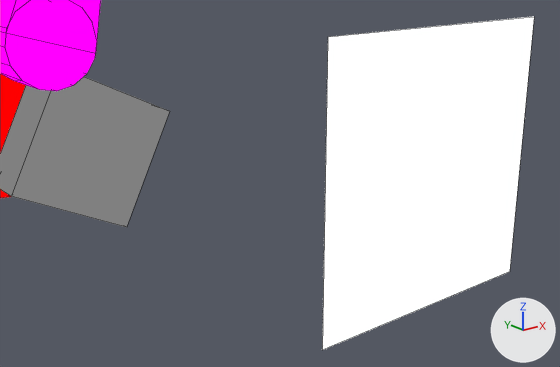
The Blender file assets-source/blender/motion/styracosaurus-roar.blend: old version first, new version second.
Camera for both pictures: a camera (50 mm lens) standing at (52.9, -32.99, 15.87) and looking at (55.7, -29.49, 14.47). Arrows for +X, +Y and +Z are at lower right; the lights stay in place. The first picture is the older version. Mesh edges are drawn as thin lines.

Objects in the first picture: 'DinoTycoon_Motion_styracosaurus_roar_beak', 'DinoTycoon_Motion_styracosaurus_roar_eye', 'DinoTycoon_Motion_styracosaurus_roar_face', 'DinoTycoon_Motion_styracosaurus_roar_nose_horn_0', 'DinoTycoon_Motion_styracosaurus_roar_nose_horn_joint_0'.
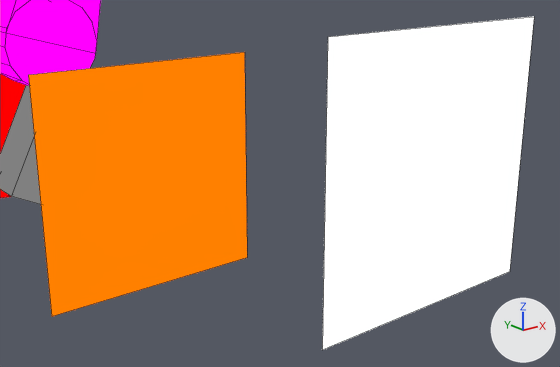
What changed in the scene script:
```text
Add mat_dinotycoon_role_y:
    mat_dinotycoon_role_y = emission_material('DinoTycoon_Role_Y')
    mat_dinotycoon_role_y.base_color = (1.0, 0.216, 0.0)  # orange #ff8000
Add me_dinotycoon_motion_styracosaurus_roar_sample_eye_white:
    me_dinotycoon_motion_styracosaurus_roar_sample_eye_white.from_pydata([(54.4, -29.0, 15.2), (55.8, -29.0, 15.2), (55.8, -29.0, 13.8), (54.4, -29.0, 13.8), (54.4, -29.0, 15.2), (55.8, -29.0, 15.2), (55.8, -29.0, 13.8), (54.4, -29.0, 13.8)], [], [(3, 2, 1, 0), (4, 5, 6, 7), (0, 1, 5, 4), (1, 2, 6, 5), (2, 3, 7, 6), (3, 0, 4, 7)])
    me_dinotycoon_motion_styracosaurus_roar_sample_eye_white.materials.append(mat_dinotycoon_role_y)  # orange #ff8000
Add ob_dinotycoon_motion_styracosaurus_roar_eye_white:
    ob_dinotycoon_motion_styracosaurus_roar_eye_white = bpy.data.objects.new('DinoTycoon_Motion_styracosaurus_roar_eye_white', me_dinotycoon_motion_styracosaurus_roar_sample_eye_white)
    ob_dinotycoon_motion_styracosaurus_roar_eye_white.location = (0.0, 0.0, 0.0)
```

Location of each change, [x1, y1, x2, y2] in pixels of the pictures (560 x 367 px):
'DinoTycoon_Motion_styracosaurus_roar_eye_white', added (orange)
    after: [28, 52, 247, 316]
'DinoTycoon_Motion_styracosaurus_roar_beak', unchanged, covered by the edit
    before: [0, 76, 170, 227]
    after: [0, 85, 41, 204]
